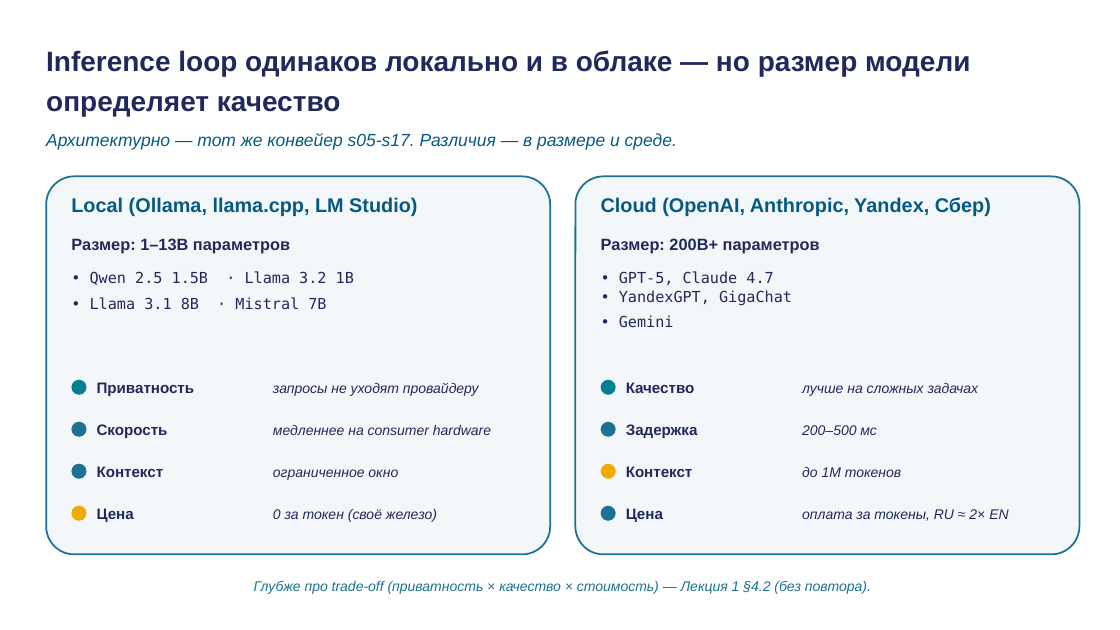
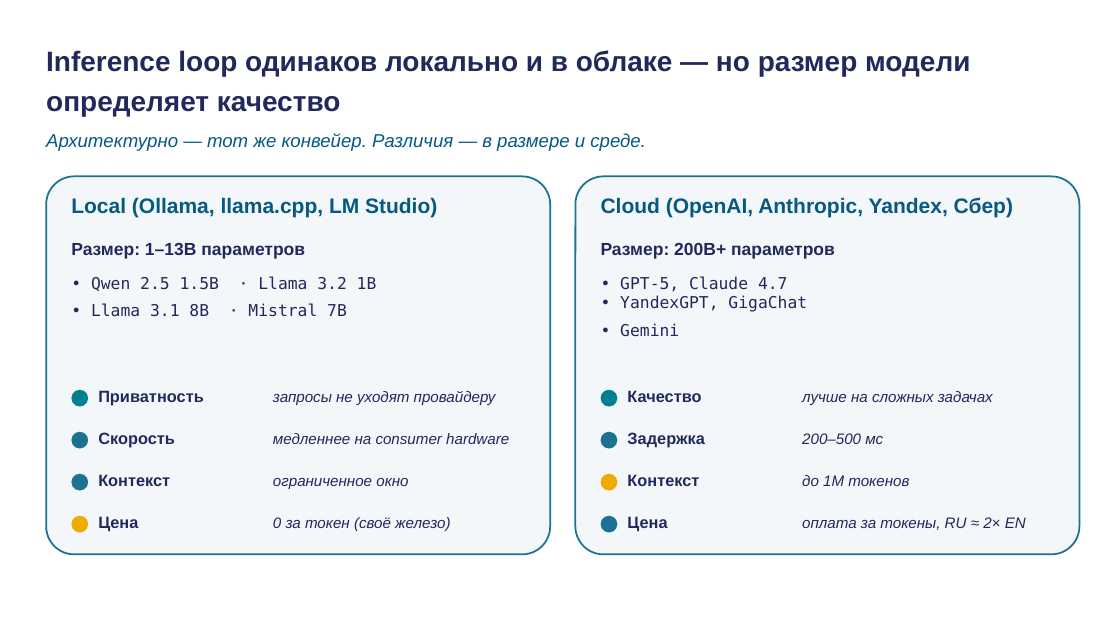
Before and after one commit to tellina-study/AI-usage-lessons, a slide deck: slide 22 of library/lectures/lec-02/rendered/lec-02.pptx. Drawn at 1120x630 pixels with LibreOffice and Linux fonts; fonts in the diff are those of the drawing. Boxes give left, top, right and bottom in pixels: in the first picture for what was removed or moved away, otherwise in the second. Text is boxed around its words. In the diff, an @@ line names an element or a change of style, - is before the commit and + after.

```diff
--- a/library/lectures/lec-02/rendered/lec-02.pptx
+++ b/library/lectures/lec-02/rendered/lec-02.pptx
@@ text at (46,133,646,151): text changed; size 15 to 16 pt @@
-Архитектурно — тот же конвейер s05-s17. Различия — в размере и среде.
+Архитектурно — тот же конвейер. Различия — в размере и среде.
@@ text "Local (Ollama, llama.cpp, LM Studio)" at (71,197,437,218): size 17 to 18 pt @@
@@ text "Cloud (OpenAI, Anthropic, Yandex, Сбер)" at (601,197,1013,218): size 17 to 18 pt @@
@@ text "Размер: 1–13B параметров" at (71,243,305,259): size 14 to 15 pt @@
@@ text "Размер: 200B+ параметров" at (601,243,835,259): size 14 to 15 pt @@
@@ size 13 to 14 pt in 10 elements at (91,276,377,317), (620,276,807,337), (98,390,204,406), (98,432,175,448), (98,474,170,486), (98,516,138,532), (627,390,701,402), (627,432,704,448), (627,474,699,486), (627,516,667,532) @@
@@ size 12 to 13 pt in 8 elements at (273,391,496,405), (273,433,509,444), (273,478,408,489), (273,517,450,531), (802,391,993,405), (802,433,883,444), (802,475,909,486), (802,517,1026,530) @@
@@ 16 texts, 8 rounded rectangles: place and size @@
-16 texts, 8 rounded rectangles at (71,380,1008,522)
+16 texts, 8 rounded rectangles at (71,390,1026,533)
@@ text removed at (254,581,871,594) @@
-Глубже про trade-off (приватность × качество × стоимость) — Лекция 1 §4.2 (без повтора).
```
Also in this commit, not shown: 16 other slides changed, 9 other files.
